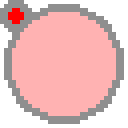
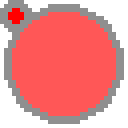
Two versions of the same layered image (128x128). Layer-by-layer changes:
added layer "Layer 4" above "Layer 3" over box(12, 12, 116, 116)
added layer "Layer 3" above "Layer 2" over box(12, 12, 116, 116)
